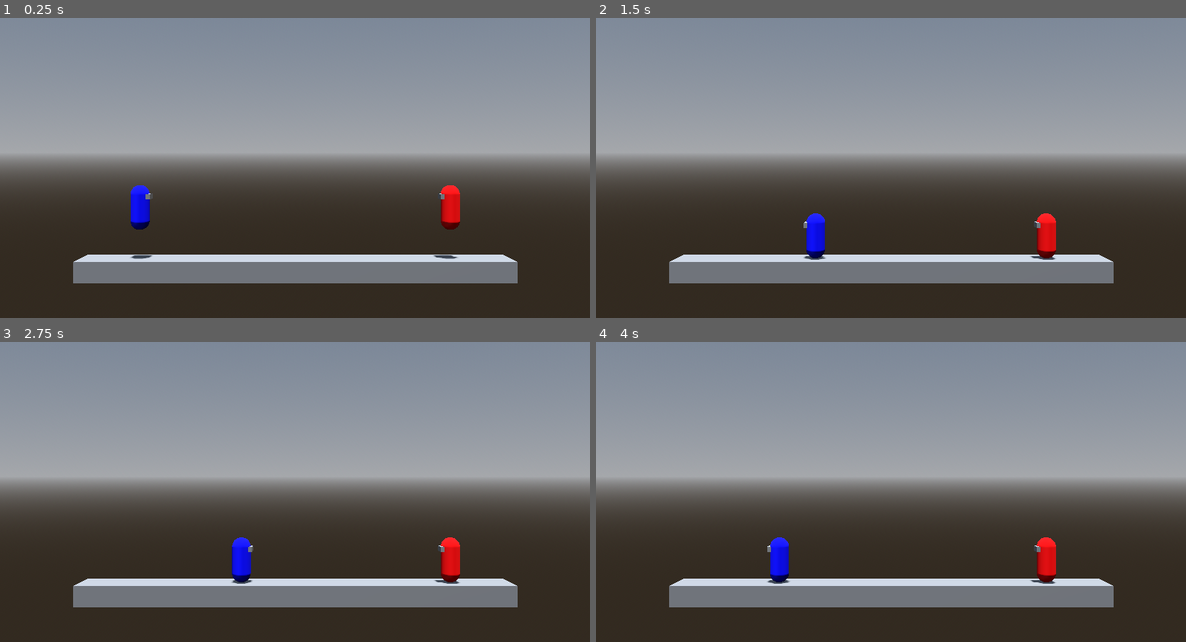
Above: before the commit, frames 1-4 (two rows, left to right).
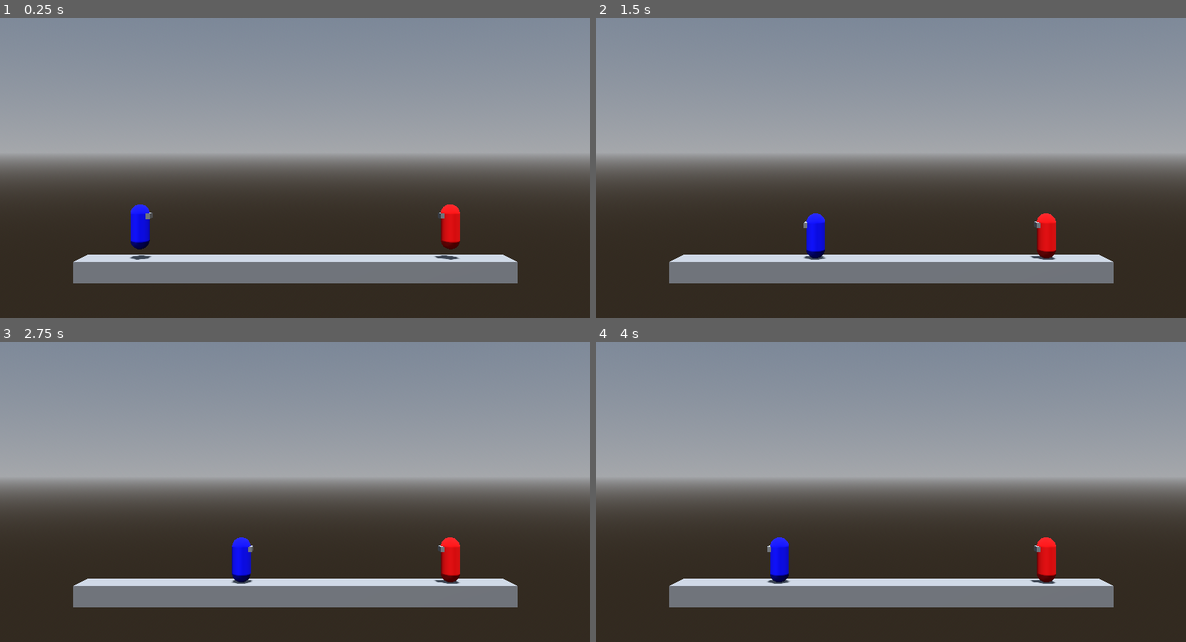
Above: after the commit, the same moments.

Repository: CocoMarck/SuperSmashTux
Game: Godot game, scene res://scenes/main.tscn
Same seed, same stepped clock (60 frames per second), same inputs: the game is played once before the commit and once after it.
Inputs:
- Up to frame 1 (0.25 s): no input
- Up to frame 2 (1.5 s): hold D 0.53-1.28 s; hold A from 1.28 s (still down)
- Up to frame 3 (2.75 s): release A at 2.03 s; hold D from 2.03 s (still down)
- Up to frame 4 (4 s): release D at 2.78 s; hold W 2.78-3.53 s; tap Enter at 3.5 s; hold A from 3.53 s (still down)

The runs differ from the first frame. In frame 1, 1.2% of the frame differs, in the area x 22-78%, y 55-81%; in frame 2, less than 0.1%; in frame 3, less than 0.1%; in frame 4, less than 0.1%.

Commit message:
Spawn system created

Diff:
--- a/prefabs/character.tscn
+++ b/prefabs/character.tscn
@@ -16,6 +16,7 @@
 height = 1.45
 
 [node name="Character" type="CharacterBody3D" unique_id=135555035]
+transform = Transform3D(3, 0, 0, 0, 3, 0, 0, 0, 3, 0, 0, 0)
 script = ExtResource("1_pkgsf")
 mat_player_1 = ExtResource("2_v5mhf")
 mat_player_2 = ExtResource("3_hk8gb")
--- a/scenes/main.tscn
+++ b/scenes/main.tscn
@@ -1,7 +1,7 @@
 [gd_scene format=3 uid="uid://dkpng3ohg1ql1"]
 
 [ext_resource type="Environment" uid="uid://lit05fb87j4a" path="res://environments/env_game.tres" id="1_jpm03"]
-[ext_resource type="PackedScene" uid="uid://de4tgdk06il7y" path="res://prefabs/character.tscn" id="2_1gtf4"]
+[ext_resource type="Script" uid="uid://bbefl7k3gi1fy" path="res://scripts/spawn_point.gd" id="2_0wfyh"]
 
 [sub_resource type="CameraAttributesPractical" id="CameraAttributesPractical_gl6un"]
 
@@ -38,9 +38,13 @@
 [node name="MeshInstance3D" type="MeshInstance3D" parent="Ground" unique_id=40893465]
 mesh = SubResource("BoxMesh_o7g8m")
 
-[node name="Player1" parent="." unique_id=563692053 instance=ExtResource("2_1gtf4")]
-transform = Transform3D(3, 0, 0, 0, 3, 0, 0, 0, 3, -15, 7.076, 0)
+[node name="SpawnPoint1" type="Marker3D" parent="." unique_id=441647989]
+transform = Transform3D(1, 0, 0, 0, 1, 0, 0, 0, 1, -15, 5, 0)
+gizmo_extents = 3.0
+script = ExtResource("2_0wfyh")
 
-[node name="Player2" parent="." unique_id=461376309 instance=ExtResource("2_1gtf4")]
-transform = Transform3D(3, 0, 0, 0, 3, 0, 0, 0, 3, 15, 7.076, 0)
+[node name="SpawnPoint2" type="Marker3D" parent="." unique_id=1229356729]
+transform = Transform3D(1, 0, 0, 0, 1, 0, 0, 0, 1, 15, 5, 0)
+gizmo_extents = 3.0
+script = ExtResource("2_0wfyh")
 player_id = 1
--- a/scripts/character.gd
+++ b/scripts/character.gd
@@ -1,15 +1,13 @@
 extends CharacterBody3D
-
-# Enumeracion de IDs posibles de jugadores.
-enum PlayerId { PLAYER_1, PLAYER_2 }
 
 # Constantes del script.
 const MAX_JUMPS = 2
 
 # Propiedades publicas del script.
-@export var player_id : PlayerId
+@export var player_id : GlobalConstants.PlayerId
 @export var mat_player_1 : Material
 @export var mat_player_2 : Material
+@export var initial_facing : Vector3 = Vector3.RIGHT
 @export var speed = 14
 @export var fall_acceleration = 48
 @export var jump_impulse = 25
@@ -20,14 +18,15 @@
 var was_jumping = false
 
 func _ready() -> void:
-	# Inicializar el color y direccion del jugador dependiendo su ID.
+	# Cambiar el color del jugador dependiendo su ID.
 	match player_id:
-		PlayerId.PLAYER_1:
+		GlobalConstants.PlayerId.PLAYER_1:
 			$Pivot/CharacterMesh.material_override = mat_player_1
-			$Pivot.basis = Basis.looking_at(Vector3.RIGHT)
-		PlayerId.PLAYER_2:
+		GlobalConstants.PlayerId.PLAYER_2:
 			$Pivot/CharacterMesh.material_override = mat_player_2
-			$Pivot.basis = Basis.looking_at(Vector3.LEFT)
+
+	# Establecer direccion de vista inicial.
+	$Pivot.basis = Basis.looking_at(initial_facing)
 
 # Funcion de procesamiento de fisicas. Tambien tiene metido el movimiento.
 func _physics_process(delta):
@@ -36,13 +35,13 @@
 
 	# Direcciones de movimiento y salto según el Id de jugador.
 	match player_id:
-		PlayerId.PLAYER_1:
+		GlobalConstants.PlayerId.PLAYER_1:
 			if Input.is_physical_key_pressed(KEY_D): # Derecha J1
 				direction.x += 1
 			if Input.is_physical_key_pressed(KEY_A): # Izquierda J1
 				direction.x -= 1
 			is_jumping = Input.is_physical_key_pressed(KEY_W) # Salto J1
-		PlayerId.PLAYER_2:
+		GlobalConstants.PlayerId.PLAYER_2:
 			if Input.is_physical_key_pressed(KEY_RIGHT): # Derecha J2
 				direction.x += 1
 			if Input.is_physical_key_pressed(KEY_LEFT): # Izquierda J2
--- /dev/null
+++ b/scripts/global_constants.gd
@@ -0,0 +1,5 @@
+# Archivo de constantes, estructuras y enumeraciones globales del proyecto.
+class_name GlobalConstants
+
+# Enumeracion de IDs posibles de jugadores.
+enum PlayerId { PLAYER_1, PLAYER_2 }
--- /dev/null
+++ b/scripts/spawn_point.gd
@@ -0,0 +1,23 @@
+extends Marker3D
+
+# Constantes del script.
+const CHARACTER_PREFAB = preload("res://prefabs/character.tscn")
+
+# Propiedades publicas del script.
+@export var player_id : GlobalConstants.PlayerId
+
+func _ready() -> void:
+	# Instanciar un nuevo personaje y asignarle su ID.
+	var character = CHARACTER_PREFAB.instantiate()
+	character.player_id = player_id
+
+	# Establecer la direccion de vista del personaje segun su ID.
+	match player_id:
+		GlobalConstants.PlayerId.PLAYER_1:
+			character.initial_facing = Vector3.RIGHT
+		GlobalConstants.PlayerId.PLAYER_2:
+			character.initial_facing = Vector3.LEFT
+
+	# Posicionar al personaje en este punto de spawn, como hijo directo de la escena.
+	character.position = global_position
+	get_tree().current_scene.add_child.call_deferred(character)
Not shown, added: scripts/global_constants.gd.uid
Not shown, added: scripts/spawn_point.gd.uid
